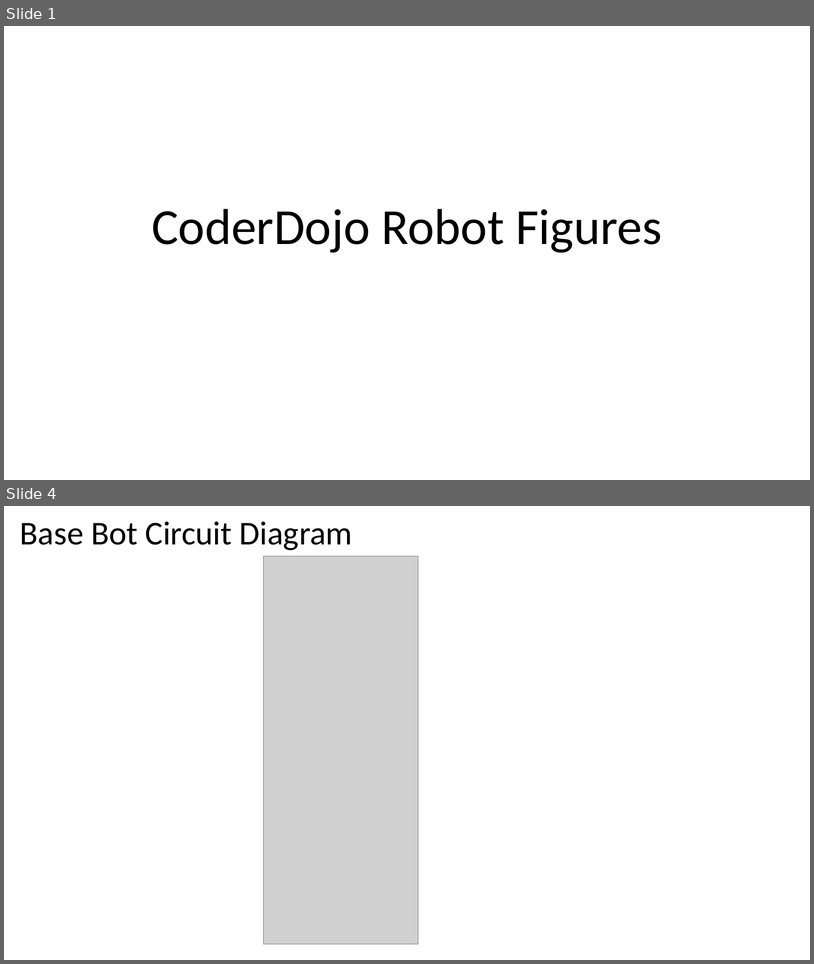
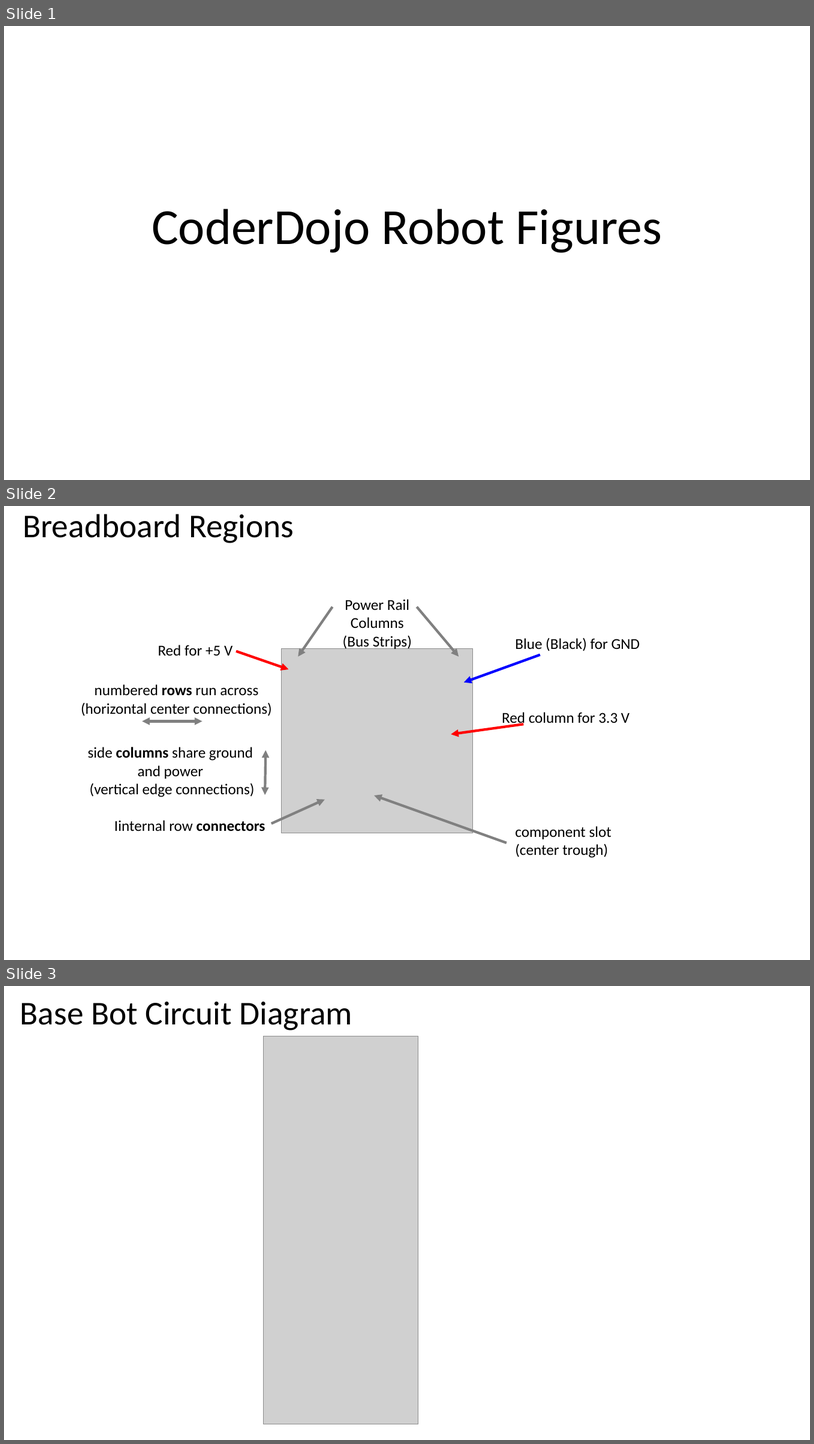
Before and after one commit to CoderDojoTC/micropython, a slide deck: docs/presentations/Circuit-Diagrams.pptx. Shown one above the other, each under a label of ours: slides 1 and 4 before the commit, slides 1, 2 and 3 after it; the slides between them are not shown. The pictures are 814x964 and 814x1444 pixels, drawn with LibreOffice and Linux fonts; fonts in the diff are those of the drawing; grey boxes stand for pictures. Boxes give left, top, right and bottom in pixels: in the first picture for what was removed or moved away, otherwise in the second. Text is boxed around its words. In the diff, an @@ line names an element or a change of style, - is before the commit and + after.

```diff
--- a/docs/presentations/Circuit-Diagrams.pptx
+++ b/docs/presentations/Circuit-Diagrams.pptx
@@ slide 2 added at <box>4,506,810,960</box>, background #FFFFFF @@
@@ title added at <box>23,514,294,543</box>, 39.6 pt, text #000000 @@
+Breadboard Regions
@@ arrow added from (332, 607) to (298, 657), #808080 3 pt @@
@@ text added at <box>343,599,412,650</box>, 18 pt, text #000000 @@
+Power Rail
+Columns
+(Bus Strips)
@@ arrow added from (417, 607) to (459, 657), #808080 3 pt @@
@@ text added at <box>158,645,233,655</box>, 18 pt, text #000000 @@
+Red for +5 V
@@ picture added at <box>282,648,473,832</box> @@
@@ text added at <box>515,637,641,651</box>, 18 pt, text #000000 @@
+Blue (Black) for GND
@@ arrow added from (236, 651) to (289, 669), #FF0000 3 pt @@
@@ arrow added from (540, 655) to (464, 682), #0000FF 3 pt @@
@@ text added at <box>81,684,272,716</box>, 18 pt, text #000000 @@
+numbered rows run across
+(horizontal center connections)
@@ double arrow added from (142, 721) to (203, 721), #808080 3 pt @@
@@ text added at <box>502,712,630,727</box>, 18 pt, text #000000 @@
+Red column for 3.3 V
@@ arrow added from (524, 724) to (451, 734), #FF0000 3 pt @@
@@ text added at <box>88,747,254,797</box>, 18 pt, text #000000 @@
+side columns share ground
+and power
+(vertical edge connections)
@@ double arrow added from (266, 795) to (266, 750), #808080 3 pt @@
@@ arrow added from (272, 823) to (325, 799), #808080 3 pt @@
@@ arrow added from (507, 843) to (374, 795), #808080 3 pt @@
@@ text added at <box>114,820,266,831</box>, 18 pt, text #000000 @@
+Iinternal row connectors
@@ text added at <box>515,826,612,858</box>, 18 pt, text #000000 @@
+component slot (center trough)
@@ what was slide 4 is now slide 3 @@
```
Also in this commit, not shown: 4 other slides added, 5 slides removed, 4 other files.
